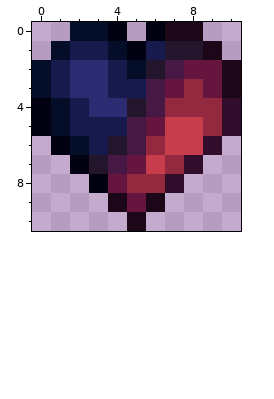
One commit to this pixel-art sprite: Assets/Textures/UI/ResourceOverlays/SoDFancyHeart.png. Above, as it was before the edit.
The file is 22x22 pixels, drawn in blocks of 2x2; one block is one cell here.
After:
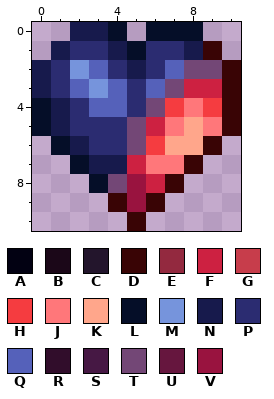
Palette (. is transparent): A #020112  B #1b0718  C #23152c  D #390405  E #93293f  F #cd2141  G #c73d4b  H #f53c40  J #ff777a  K #ffa68b  L #050e28  M #7694dc  N #171a4c  P #2b2c71  Q #5561ba  R #310d2b  S #461844  T #734776  U #66163e  V #99133f
Changes in this commit:
Changed rows in their new state; - is an unchanged pixel.
first column x 0:
 0 --NNL-LLL--
 1 -NPPNLPPND-
 2 NPMQPNPQTTD
 3 NPQMQPQTFFD
 4 LNPQQPTHJHD
 5 LNPPPTFJKJD
 6 -LNPPTHKKD-
 7 --LNNFJJD--
 8 ---LTVFD---
 9 ----DVD----
10 -----D-----
